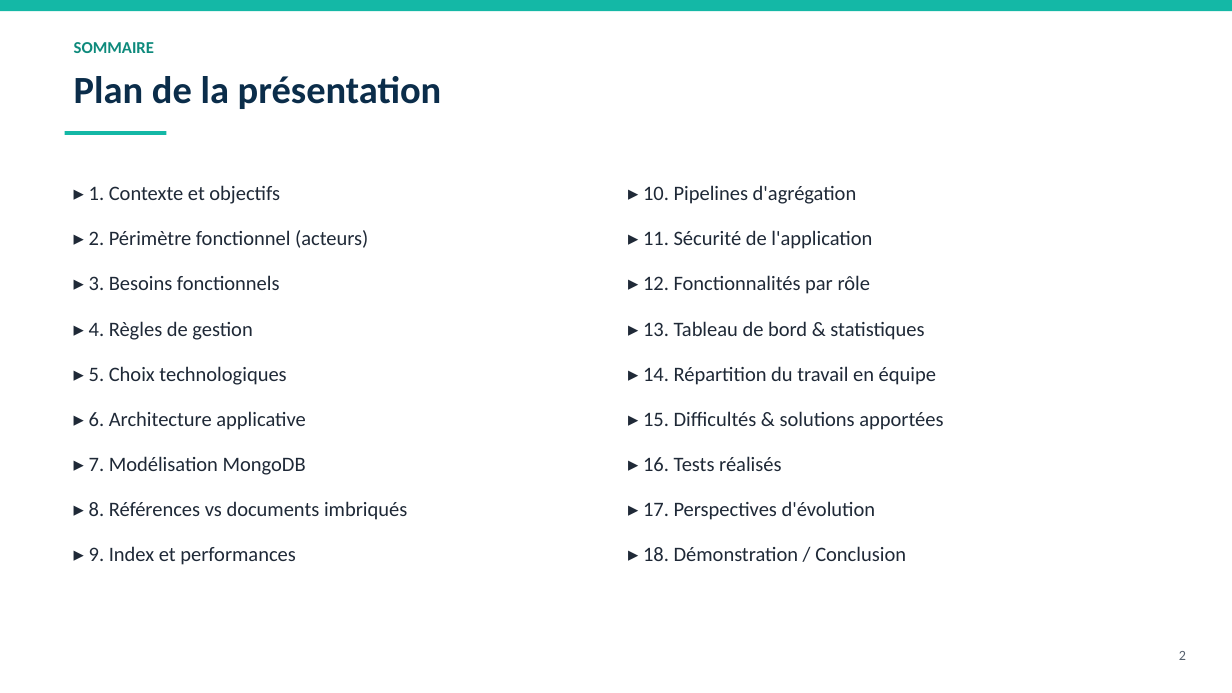
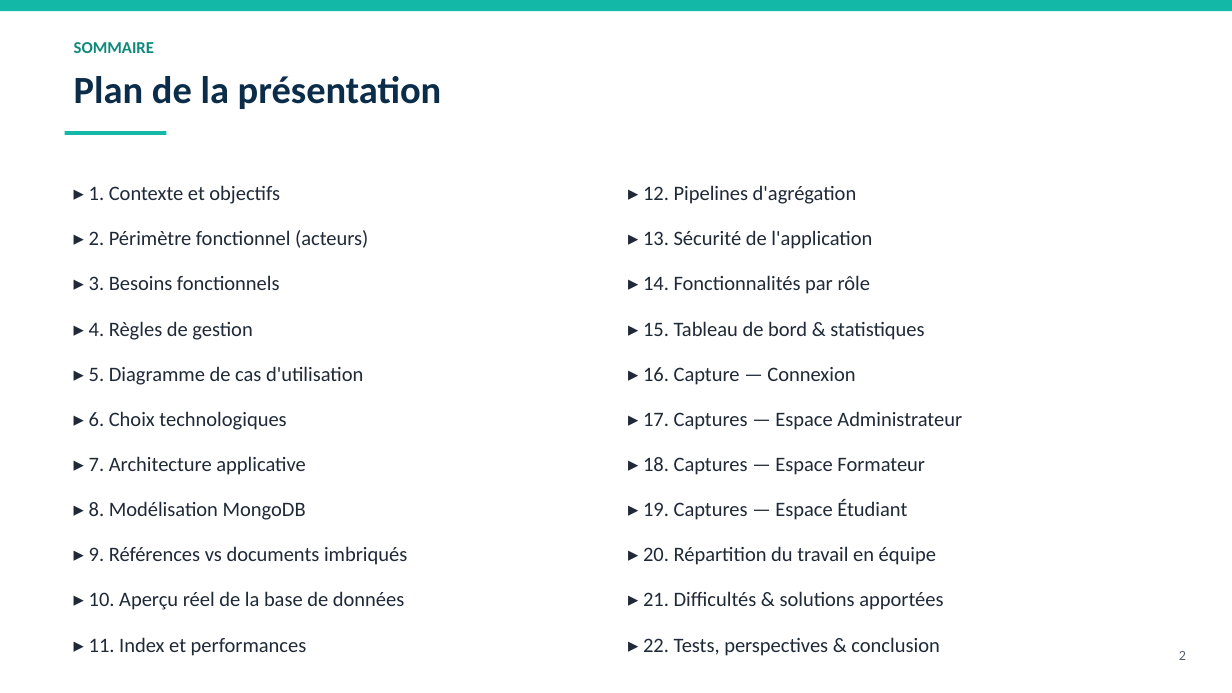
Before and after one commit to ASapAbro/E-Educ, a slide deck: slide 2 of complet/report/Presentation_Projet_Gestion_Formations.pptx. Drawn at 1232x693 pixels with LibreOffice and Linux fonts; fonts in the diff are those of the drawing. Boxes give left, top, right and bottom in pixels: in the first picture for what was removed or moved away, otherwise in the second. Text is boxed around its words. In the diff, an @@ line names an element or a change of style, - is before the commit and + after.

Commit message:
Enrichissement de la présentation : diagramme de cas d'utilisation, aperçu BDD réel, captures d'écran des interfaces
Ajoute un diagramme UML des cas d'utilisation, une slide d'aperçu réel de
MongoDB (mongosh) et des captures d'écran authentiques de l'application
(connexion, tableaux de bord admin/formateur/étudiant, gestion des
étudiants/formations, notation). Le tableau de bord de la slide
"Interface" utilise désormais une vraie capture au lieu d'un graphique
factice.

```diff
--- a/complet/report/Presentation_Projet_Gestion_Formations.pptx
+++ b/complet/report/Presentation_Projet_Gestion_Formations.pptx
@@ text at (643, 185, 962, 610): text changed @@
-▸ 10. Pipelines d'agrégation
-▸ 11. Sécurité de l'application
-▸ 12. Fonctionnalités par rôle
-▸ 13. Tableau de bord & statistiques
-▸ 14. Répartition du travail en équipe
-▸ 15. Difficultés & solutions apportées
-▸ 16. Tests réalisés
-▸ 17. Perspectives d'évolution
-▸ 18. Démonstration / Conclusion
+▸ 12. Pipelines d'agrégation
+▸ 13. Sécurité de l'application
+▸ 14. Fonctionnalités par rôle
+▸ 15. Tableau de bord & statistiques
+▸ 16. Capture — Connexion
+▸ 17. Captures — Espace Administrateur
+▸ 18. Captures — Espace Formateur
+▸ 19. Captures — Espace Étudiant
+▸ 20. Répartition du travail en équipe
+▸ 21. Difficultés & solutions apportées
+▸ 22. Tests, perspectives & conclusion
@@ text at (89, 366, 407, 610): text changed @@
-▸ 5. Choix technologiques
-▸ 6. Architecture applicative
-▸ 7. Modélisation MongoDB
-▸ 8. Références vs documents imbriqués
-▸ 9. Index et performances
+▸ 5. Diagramme de cas d'utilisation
+▸ 6. Choix technologiques
+▸ 7. Architecture applicative
+▸ 8. Modélisation MongoDB
+▸ 9. Références vs documents imbriqués
+▸ 10. Aperçu réel de la base de données
+▸ 11. Index et performances
```
Also in this commit, not shown: 12 other slides changed, 6 slides added, 1 other file.
